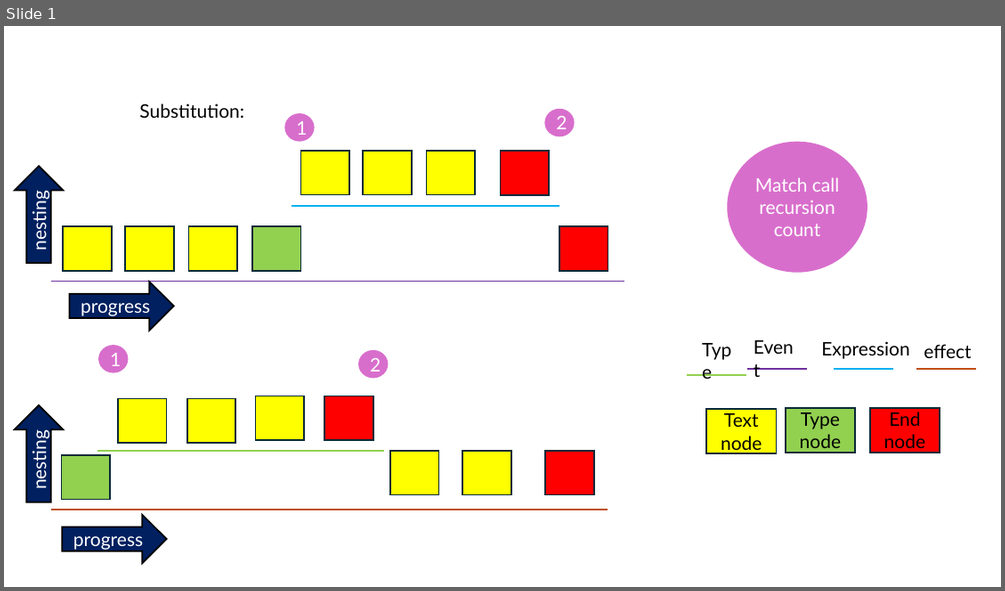
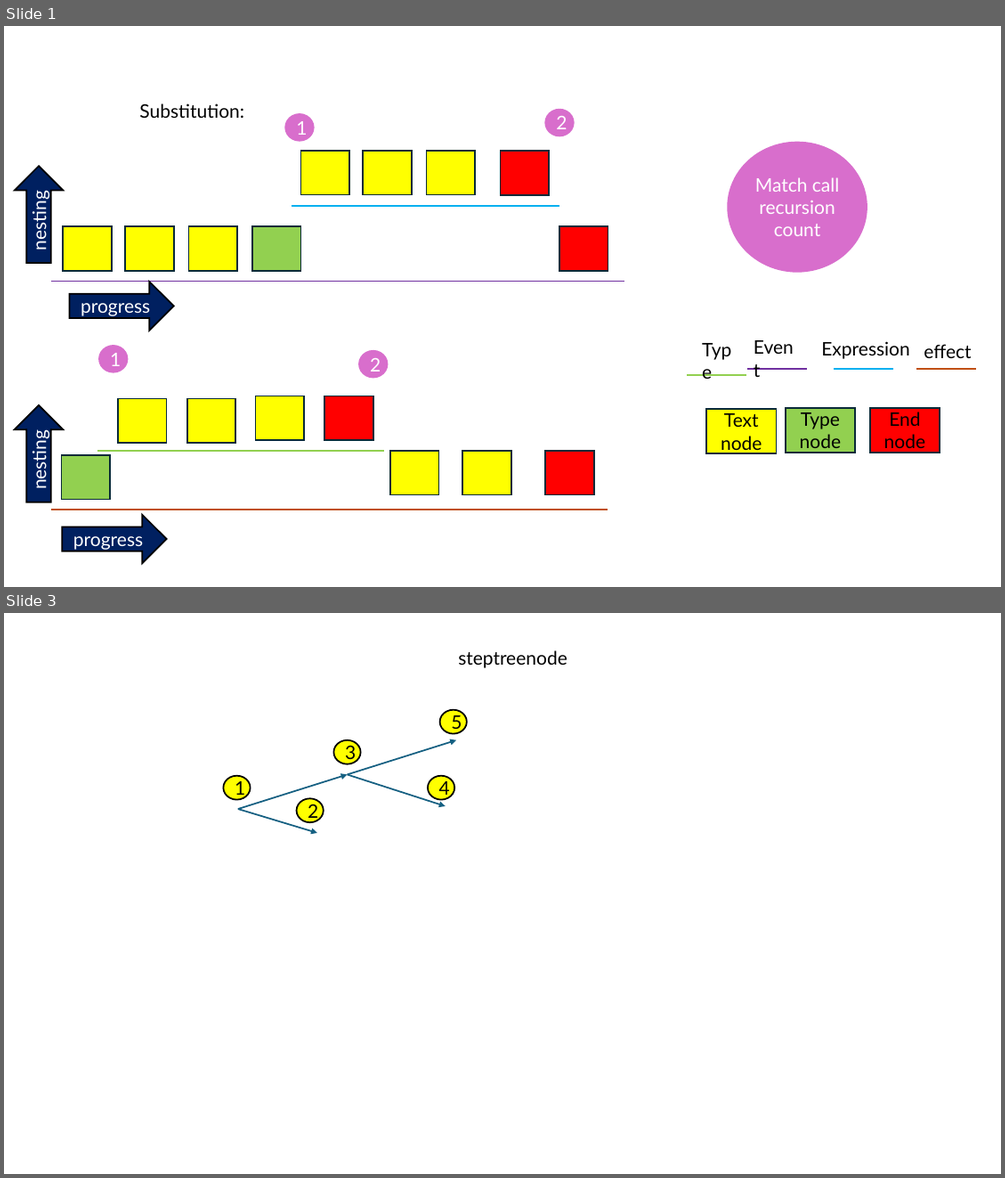
Before and after one commit to Realiste1/IntelliSkript, a slide deck: documentation/documentation.pptx. Shown one above the other, each under a label of ours: slide 1 before the commit, slides 1 and 3 after it; the slides between them are not shown. The pictures are 1005x591 and 1005x1178 pixels, drawn with LibreOffice and Linux fonts; fonts in the diff are those of the drawing. Boxes give left, top, right and bottom in pixels: in the first picture for what was removed or moved away, otherwise in the second. Text is boxed around its words. In the diff, an @@ line names an element or a change of style, - is before the commit and + after.

```diff
--- a/documentation/documentation.pptx
+++ b/documentation/documentation.pptx
@@ slide 3 added at (4, 613, 1001, 1174), background #FFFFFF @@
@@ text added at (458, 650, 567, 668), 18 pt, text #000000 @@
+steptreenode
@@ ellipse added at (440, 709, 467, 733), fill #FFFF00, outline #000000 1.5 pt, 18 pt, text #000000 @@
+5
@@ ellipse added at (334, 740, 361, 764), fill #FFFF00, outline #000000 1.5 pt, 18 pt, text #000000 @@
+3
@@ arrow added from (348, 774) to (456, 740), #156082 1.5 pt @@
@@ ellipse added at (223, 776, 250, 800), fill #FFFF00, outline #000000 1.5 pt, 18 pt, text #000000 @@
+1
@@ arrow added from (238, 809) to (348, 774), #156082 1.5 pt @@
@@ ellipse added at (297, 798, 324, 822), fill #FFFF00, outline #000000 1.5 pt, 18 pt, text #000000 @@
+2
@@ arrow added from (348, 774) to (445, 806), #156082 1.5 pt @@
@@ ellipse added at (428, 776, 455, 800), fill #FFFF00, outline #000000 1.5 pt, 18 pt, text #000000 @@
+4
@@ arrow added from (238, 809) to (317, 833), #156082 1.5 pt @@
```
Also in this commit, not shown: 5 other slides added, 12 other files.
